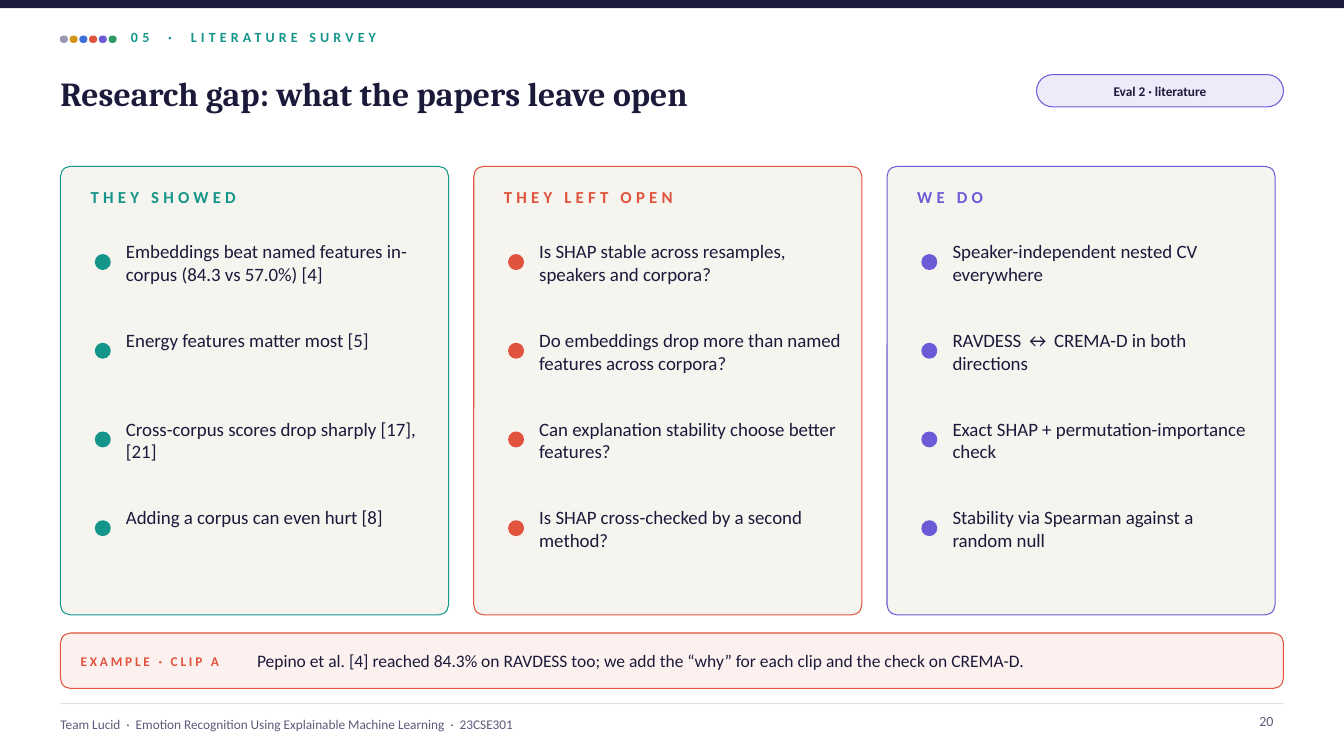
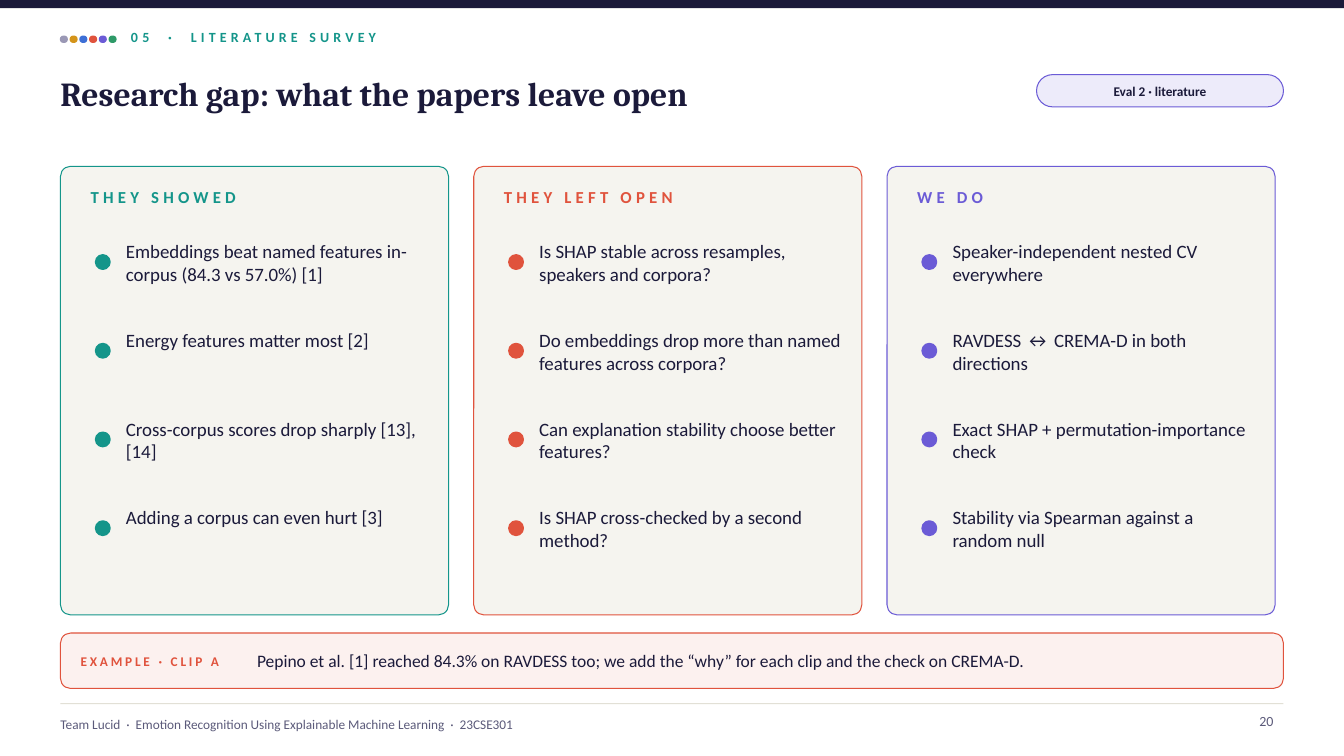
Before and after one commit to shreyashsp25/lucid-speech-emotion-xai, a slide deck: slide 20 of report/Lucid_Final_Review.pptx. Drawn at 1344x756 pixels with LibreOffice and Linux fonts; fonts in the diff are those of the drawing. Boxes give left, top, right and bottom in pixels: in the first picture for what was removed or moved away, otherwise in the second. Text is boxed around its words. In the diff, an @@ line names an element or a change of style, - is before the commit and + after.

```diff
--- a/report/Lucid_Final_Review.pptx
+++ b/report/Lucid_Final_Review.pptx
@@ text at (126,245,407,284): text changed @@
-Embeddings beat named features in-corpus (84.3 vs 57.0%) [4]
+Embeddings beat named features in-corpus (84.3 vs 57.0%) [1]
@@ text at (126,333,369,351): text changed @@
-Energy features matter most [5]
+Energy features matter most [2]
@@ text at (126,422,416,461): text changed @@
-Cross-corpus scores drop sharply [17], [21]
+Cross-corpus scores drop sharply [13], [14]
@@ text at (126,510,383,528): text changed @@
-Adding a corpus can even hurt [8]
+Adding a corpus can even hurt [3]
@@ text at (257,654,1023,670): text changed @@
-Pepino et al. [4] reached 84.3% on RAVDESS too; we add the “why” for each clip and the check on CREMA-D.
+Pepino et al. [1] reached 84.3% on RAVDESS too; we add the “why” for each clip and the check on CREMA-D.
```
Also in this commit, not shown: 17 other slides changed, 1 slide added, 8 other files.
